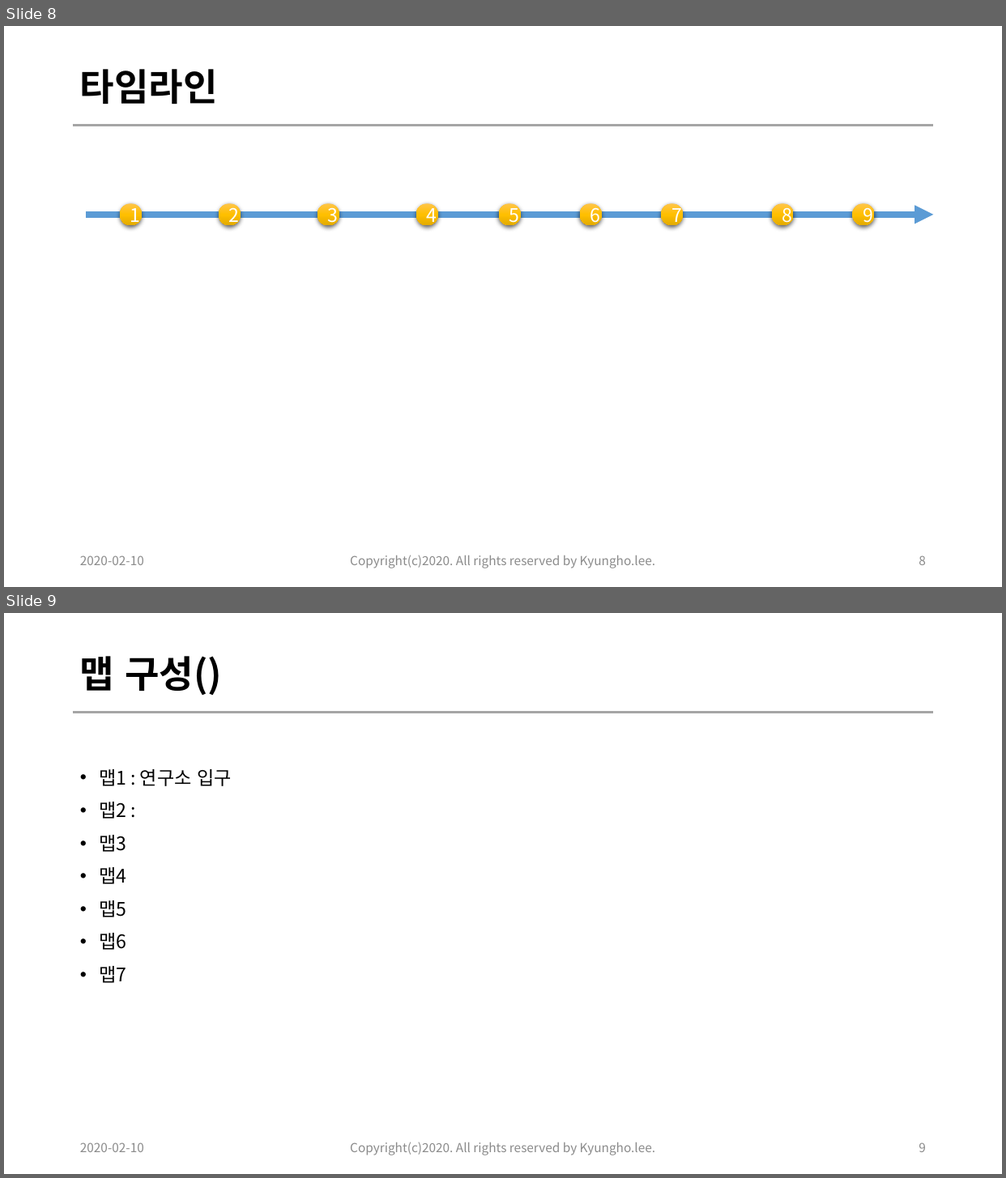
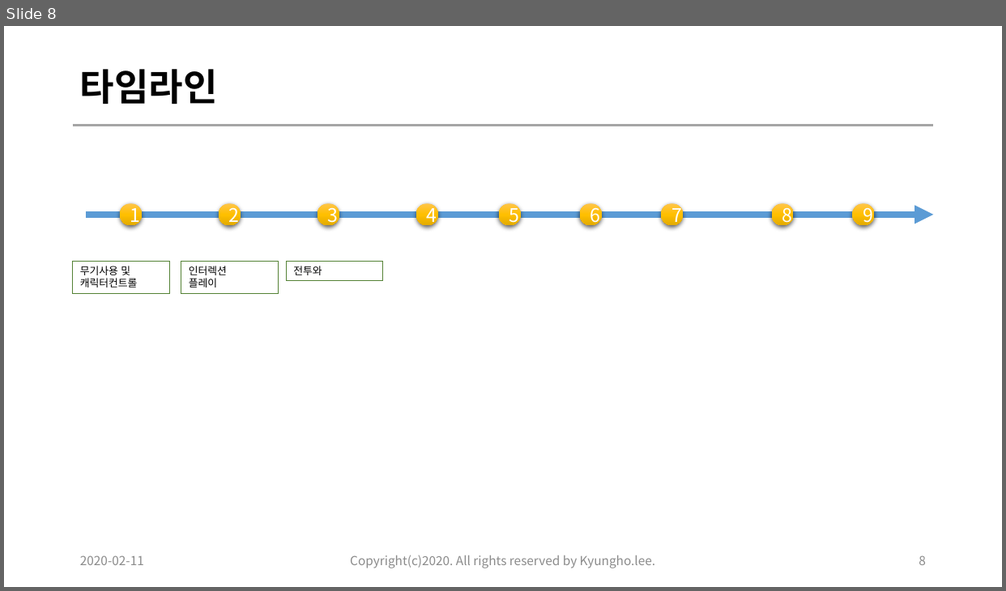
Before and after one commit to kyungho-lee/MC_contents5, a slide deck: 01.document/06.레벨디자인/[contents5]20200210_cyberheart_Level_design_이경호_ver0.1.pptx. Shown one above the other, each under a label of ours: slides 8 and 9 before the commit, slide 8 after it. The pictures are 1006x1178 and 1006x591 pixels, drawn with LibreOffice and Linux fonts; fonts in the diff are those of the drawing. Boxes give left, top, right and bottom in pixels: in the first picture for what was removed or moved away, otherwise in the second. Text is boxed around its words. In the diff, an @@ line names an element or a change of style, - is before the commit and + after.

```diff
--- a/01.document/06.레벨디자인/[contents5]20200210_cyberheart_Level_design_이경호_ver0.1.pptx
+++ b/01.document/06.레벨디자인/[contents5]20200210_cyberheart_Level_design_이경호_ver0.1.pptx
@@ slide 9 removed at (4, 613, 1002, 1174), background #FFFFFF; not listed: 1 template element that a slide beside it also shows @@
@@ title removed at (80, 656, 222, 696) @@
-맵 구성()
@@ text removed at (99, 769, 232, 983) @@
-• 맵1 : 연구소 입구
-• 맵2 :
-• 맵3
-• 맵4
-• 맵5
-• 맵6
-• 맵7
@@ text removed at (80, 1143, 144, 1152) @@
-2020-02-10
@@ text removed at (350, 1143, 655, 1156) @@
-Copyright(c)2020. All rights reserved by Kyungho.lee.
@@ page number removed at (918, 1143, 926, 1152) @@
-9
@@ slide 8 changed as well @@
@@ rectangle added at (73, 261, 169, 294), outline #548235 0.75 pt, 10 pt, text #000000 @@
+무기사용 및 캐릭터컨트롤
@@ rectangle added at (181, 261, 278, 294), outline #548235 0.75 pt, 10 pt, text #000000 @@
+인터렉션
+플레이
@@ rectangle added at (286, 261, 383, 281), outline #548235 0.75 pt, 10 pt, text #000000 @@
+전투와
@@ text at (80, 556, 144, 565): text changed @@
-2020-02-10
+2020-02-11
```
Also in this commit, not shown: 10 other slides changed, 1 slide added, 13 other files.
